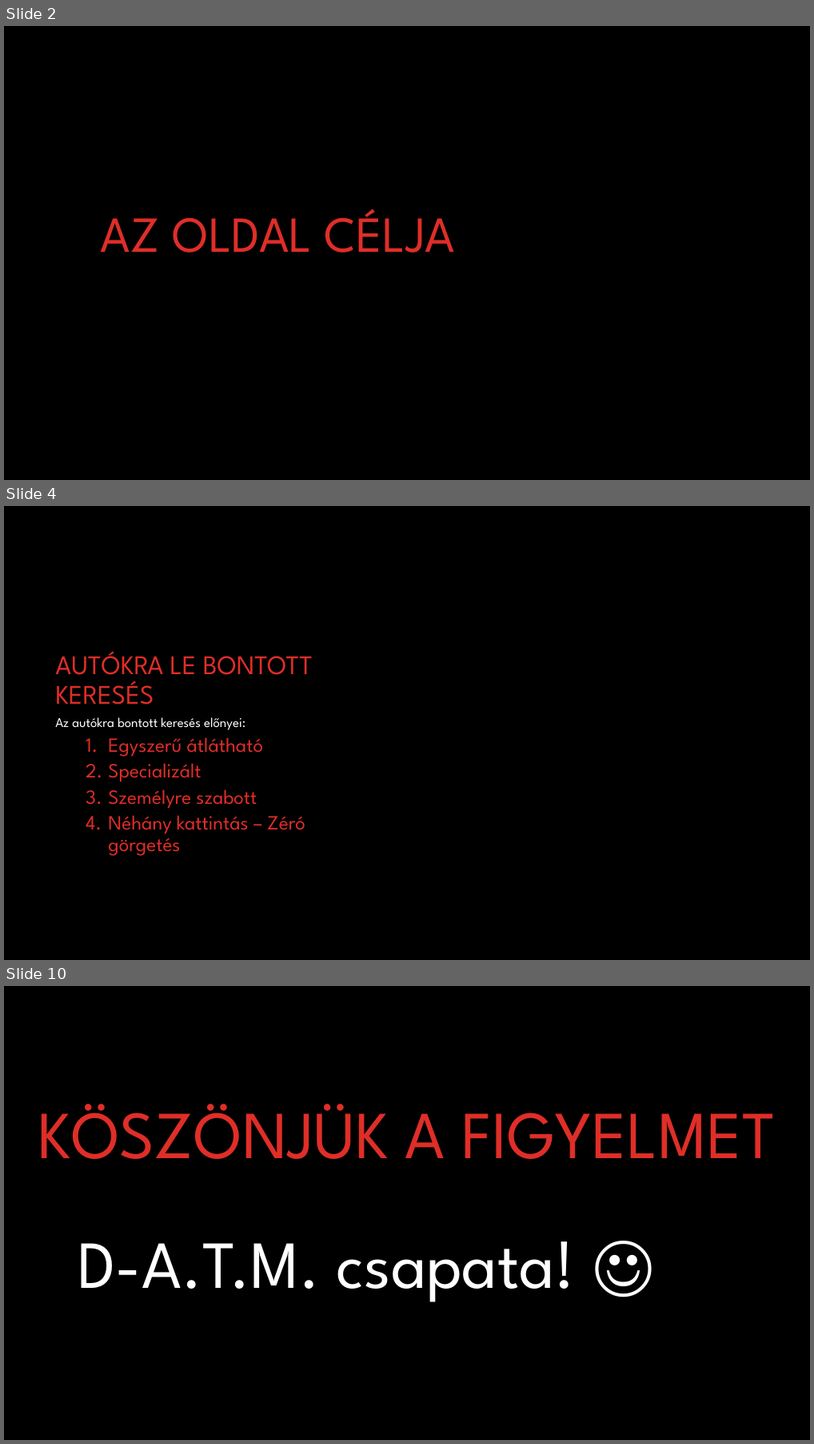
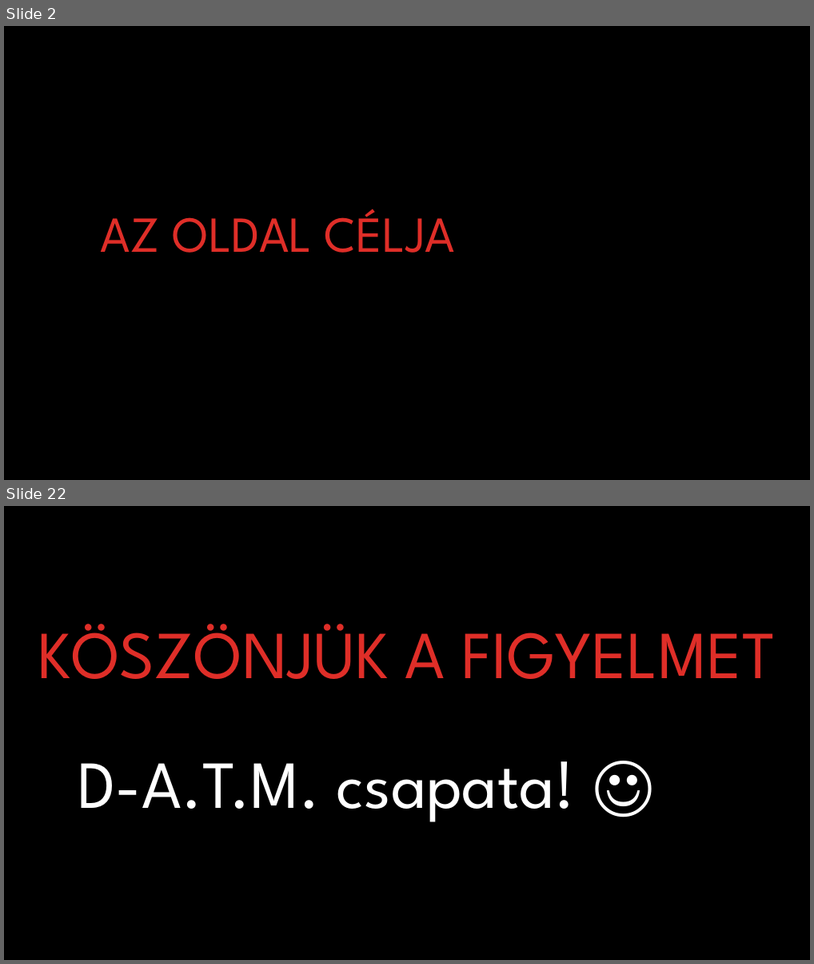
Before and after one commit to ookamim2007-source/D.A.T.M.-D-l-Alf-ldi-Tuning-M-hely.web-, a slide deck: DATM PPT.pptx. Shown one above the other, each under a label of ours: slides 2, 4 and 10 before the commit, slides 2 and 22 after it; the slides between them are not shown. The pictures are 814x1444 and 814x964 pixels, drawn with LibreOffice and Linux fonts; fonts in the diff are those of the drawing; background and template pictures are left out. Boxes give left, top, right and bottom in pixels: in the first picture for what was removed or moved away, otherwise in the second. Text is boxed around its words. In the diff, an @@ line names an element or a change of style, - is before the commit and + after.

```diff
--- a/DATM PPT.pptx
+++ b/DATM PPT.pptx
@@ slide 4 removed at box(4, 506, 810, 960), background #000000 @@
@@ title removed at box(55, 651, 313, 704) @@
-AUTÓKRA LE BONTOTT KERESÉS
@@ text removed at box(55, 717, 306, 856) @@
-Az autókra bontott keresés előnyei:
-  1. Egyszerű átlátható
-  2. Specializált
-  3. Személyre szabott
-  4. Néhány kattintás – Zéró görgetés
@@ what was slide 10 is now slide 22 @@
```
Also in this commit, not shown: 1 slide changed, 18 slides added, 5 other slides removed.
